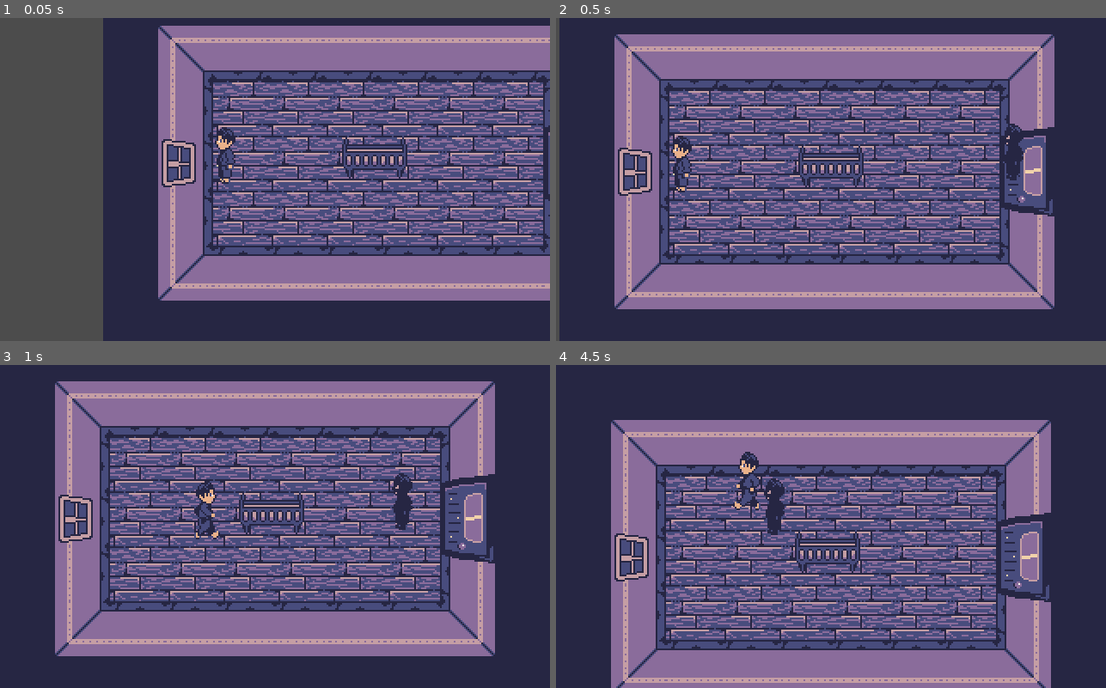
Above: before the commit, frames 1-4 (two rows, left to right).
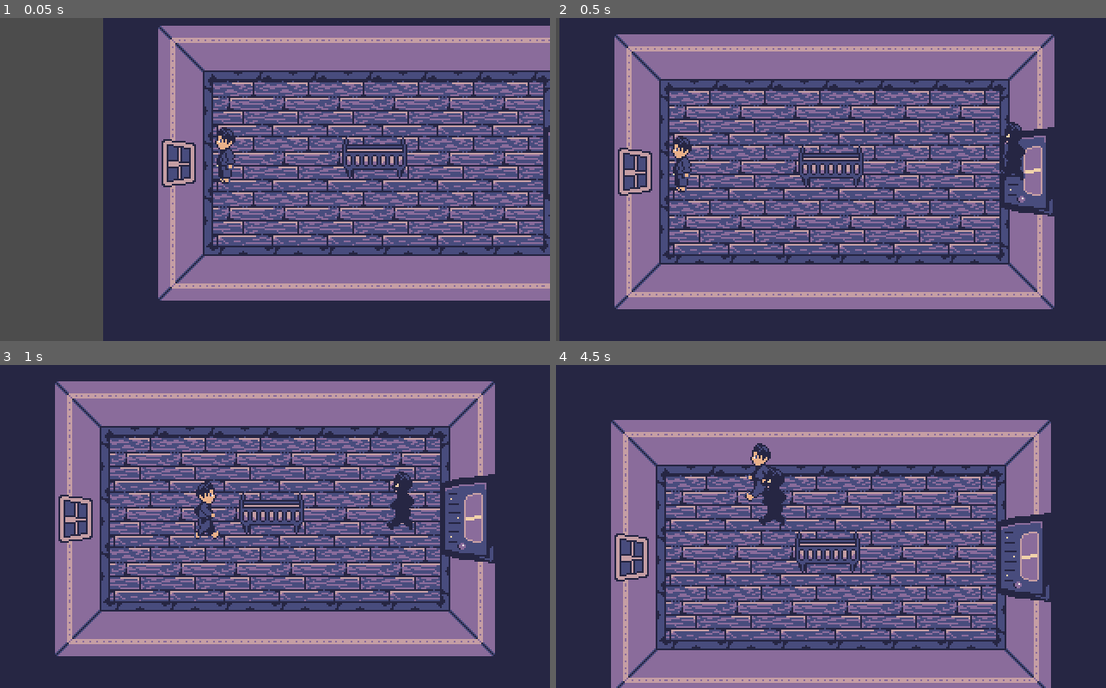
Above: after the commit, the same moments.

Repository: chickendude/dark-pages
Game: Godot game, scene res://Maps/BeccasRoom.tscn
Two runs of this game, one before a commit and one after it. Both use one fixed random seed, a clock stepped at 60 frames per second and the inputs below. This scene is started directly instead of the project's main scene.
Inputs:
- Up to frame 1 (0.05 s): no input
- Up to frame 2 (0.5 s): no input
- Up to frame 3 (1 s): tap Enter (ui_accept) at 0.5, 0.77 s; hold Right (ui_right) from 0.53 s (still down)
- Up to frame 4 (4.5 s): release Right (ui_right) at 1.28 s; hold Down (ui_down) 1.28-2.03 s; tap Enter (ui_accept) at 1.52, 3.02, 3.77 s; hold Right (ui_right) 2.03-2.78 s; hold Up (ui_up) 2.78-3.53 s; hold Left (ui_left) from 3.53 s (still down)

Frame 1 is identical in both runs. In frame 2, 0.2% of the frame differs, in the area x 80-86%, y 32-51%; in frame 3, 0.2%; in frame 4, 1.0%, in the area x 32-42%, y 24-53%.

Commit message:
Update direction from path.

Diff:
--- a/Characters/StepdadMonster.gd
+++ b/Characters/StepdadMonster.gd
@@ -9,6 +9,7 @@
 
 var direction := Vector2.ZERO
 var paused := false
+var remote_controlled := false
 var will_in_range := false
 var will : Will = null
 var destination : Vector2
@@ -43,7 +44,8 @@
             if not direction:
                 SoundManager.stop_loop(SoundManager.footsteps)
 
-        var _e = move_and_slide(direction.normalized() * speed)
+        if not remote_controlled:
+            var _e = move_and_slide(direction.normalized() * speed)
 
 func set_facing_direction(_direction : Vector2):
     _set_animation_direction(_direction)
--- a/Maps/Path2D.gd
+++ b/Maps/Path2D.gd
@@ -1,16 +1,21 @@
 extends Path2D
 
 
-onready var path_follow = $PathFollow2D
+onready var path_follow : PathFollow2D = $PathFollow2D
+var walker
 
 
 # Called when the node enters the scene tree for the first time.
 func _ready():
-    pass # Replace with function body.
+    walker = path_follow.get_children().front()
+    walker.remote_controlled = true
 
 
 func _process(delta):
+    var cur_pos := path_follow.global_position
     path_follow.offset += 1
+    var new_pos := path_follow.global_position
+    walker.direction = cur_pos.direction_to(new_pos)
 
 # Called every frame. 'delta' is the elapsed time since the previous frame.
 #func _process(delta):
